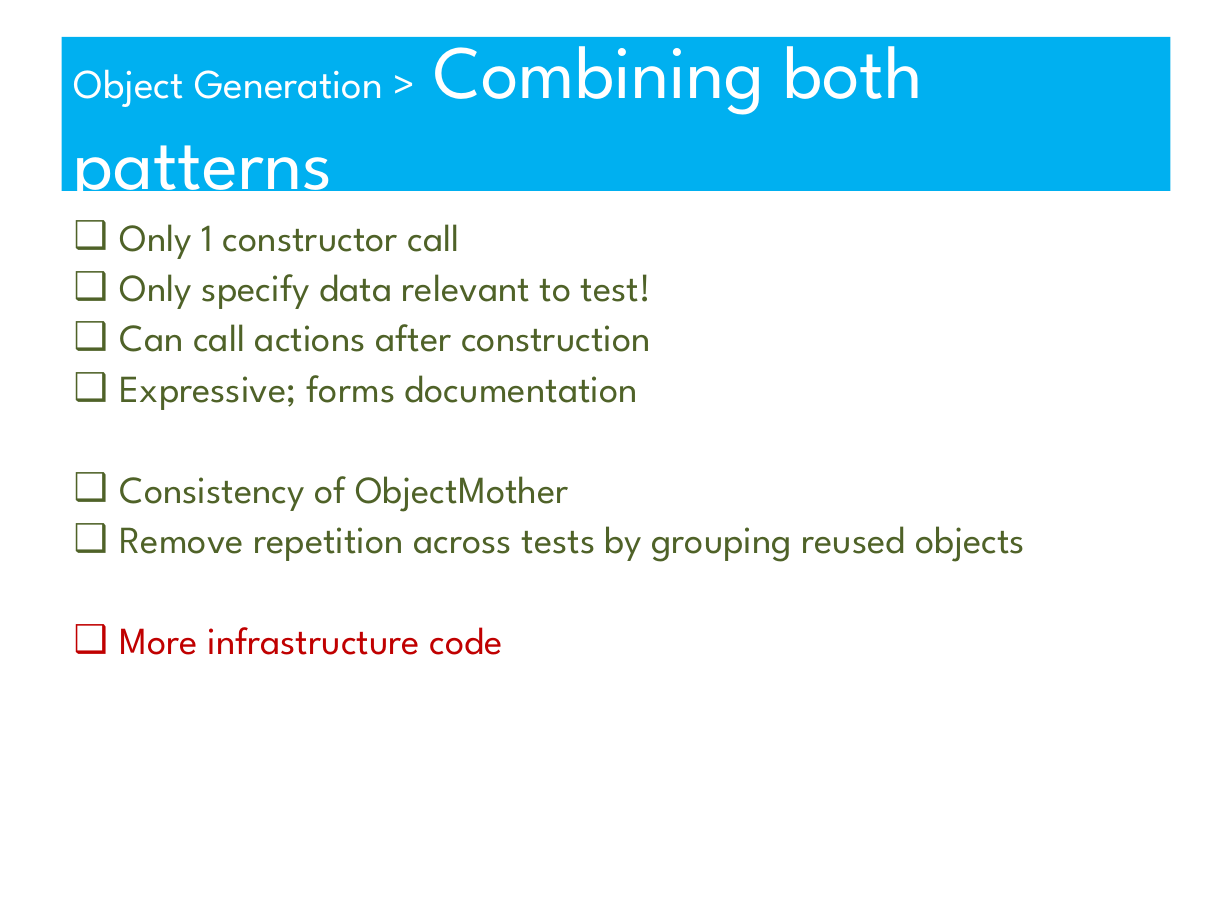
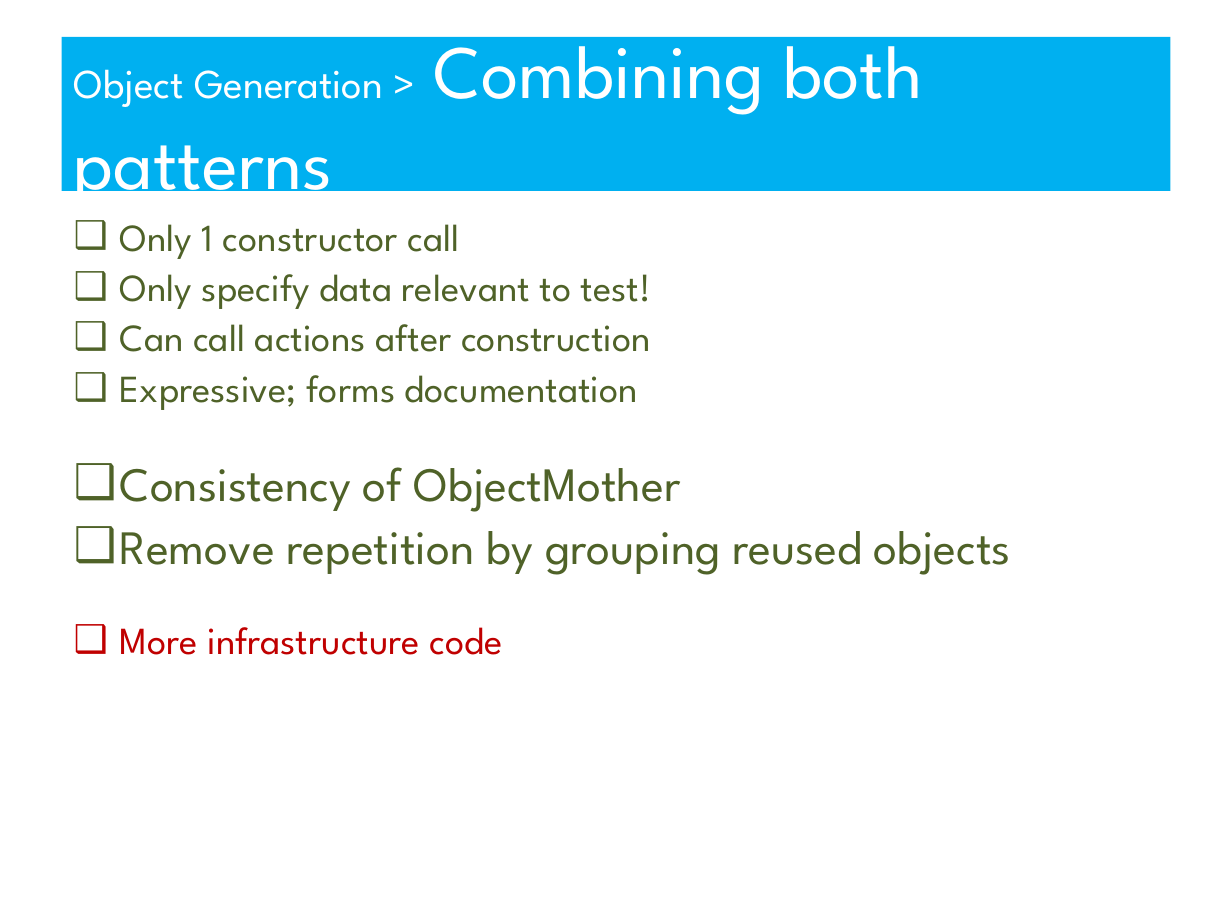
Before and after one commit to robdmoore/TestDataSustainabilityPresentation, a slide deck: slide 14 of Presentation.ppt. Drawn at 1232x924 pixels with LibreOffice and Linux fonts; fonts in the diff are those of the drawing. Boxes give left, top, right and bottom in pixels: in the first picture for what was removed or moved away, otherwise in the second. Text is boxed around its words. In the diff, an @@ line names an element or a change of style, - is before the commit and + after.

```diff
--- a/Presentation.ppt
+++ b/Presentation.ppt
@@ text at (x1=120, y1=467, x2=681, y2=512): size 22.4 to 28 pt in "Consistency of ObjectMother"; more space between paragraphs @@
@@ text at (x1=120, y1=531, x2=1011, y2=575): text changed; size 22.4 to 28 pt @@
-❑ Remove repetition across tests by grouping reused objects
+❑ Remove repetition by grouping reused objects
```
Also in this commit, not shown: 9 other slides changed, 3 slides added, 1 other file.
